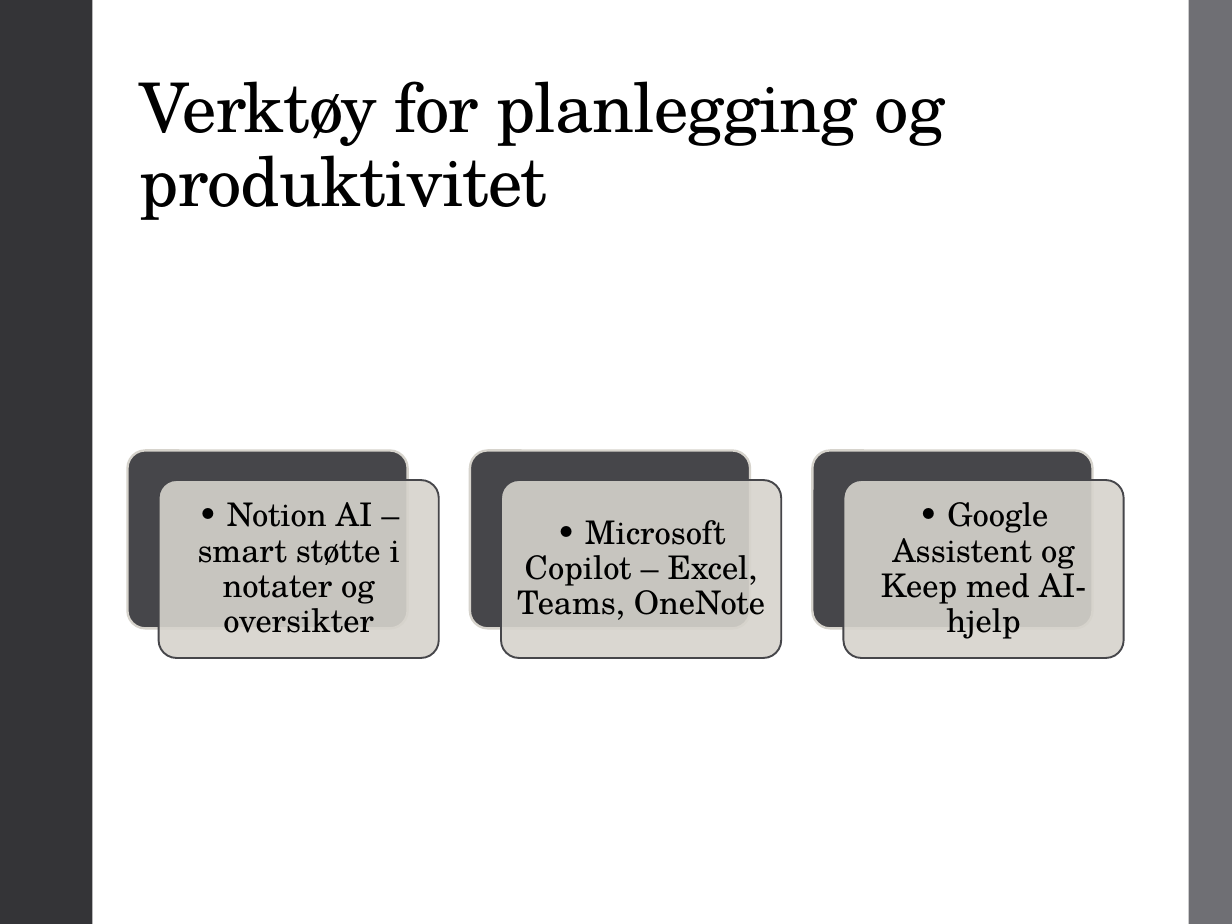
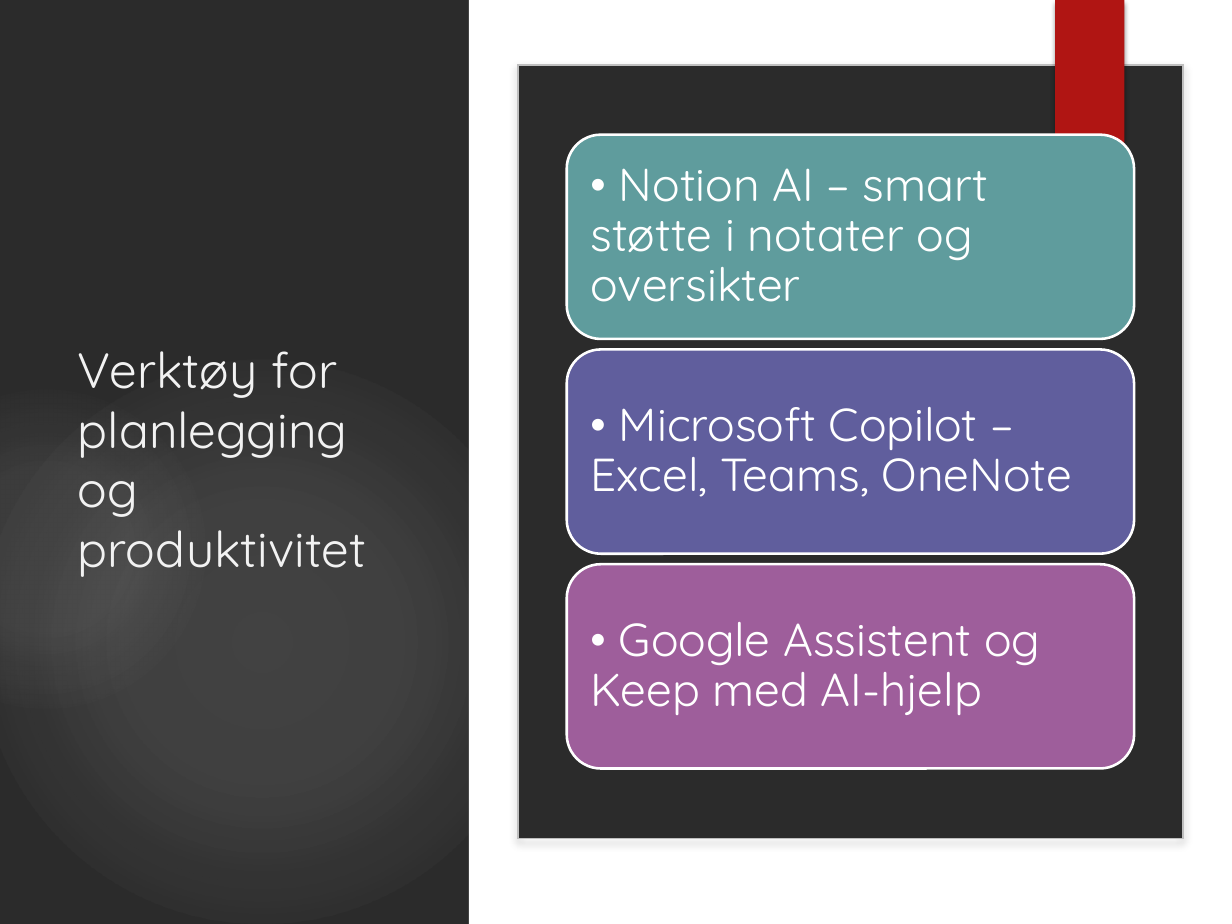
Before and after one commit to Cre8XF/cre8xf.dev, a slide deck: slide 3 of kurs/kurs-ai-jobb/modul3-planlegging-produktivitet/modul3-planlegging-produktivitet.pptx. Drawn at 1232x924 pixels with LibreOffice and Linux fonts; fonts in the diff are those of the drawing; background and template pictures are left out; a plain dark background stands for a picture behind light text. Boxes give left, top, right and bottom in pixels: in the first picture for what was removed or moved away, otherwise in the second. Text is boxed around its words. In the diff, an @@ line names an element or a change of style, - is before the commit and + after.

```diff
--- a/kurs/kurs-ai-jobb/modul3-planlegging-produktivitet/modul3-planlegging-produktivitet.pptx
+++ b/kurs/kurs-ai-jobb/modul3-planlegging-produktivitet/modul3-planlegging-produktivitet.pptx
@@ background #FFFFFF to picture (left out) @@
@@ rectangle removed at [0,0,92,924] @@
@@ rectangle: place and size @@
-rectangle at [0,0,1232,924]
+rectangle at [469,0,1232,924]
@@ ellipse added at [766,0,982,154], fill gradient #F3F3F3 @@
@@ rectangle added at [1044,0,1136,148], fill #B01513 @@
@@ rectangle added at [1055,0,1124,154], fill #B01513 @@
@@ rectangle removed at [1135,0,1232,924] @@
@@ rectangle removed at [1189,0,1232,924] @@
@@ rounded rectangle added at [517,65,1183,839], fill #FFFFFF, outline #BFBFBF 1 pt @@
@@ title "Verktøy for planlegging og produktivitet": place and size @@
-title "Verktøy for planlegging og produktivitet" at [140,81,945,220]
+title "Verktøy for planlegging og produktivitet" at [78,351,366,577]
@@ title "Verktøy for planlegging og produktivitet" at [78,351,366,577]: size 40 to 29 pt, font TeX Gyre Schola to Quicksand, text colour #000000 to #F2F2F2, letter spacing -0.5 to 0 pt; line spacing 0.9 to 1; vertical alignment bottom to middle @@
@@ rounded rectangle added at [567,134,1135,339], fill #5F9C9D, outline #FFFFFF 1.5 pt @@
@@ size 19 to 27 pt, font TeX Gyre Schola to Quicksand, text colour #000000 to #FFFFFF; alignment centre to left; more space between paragraphs in 3 elements at [591,622,1040,715], [591,407,1072,497], [591,168,988,302] @@
@@ text "• Notion AI – smart ...": place and size @@
-text "• Notion AI – smart ..." at [198,502,400,633]
+text "• Notion AI – smart ..." at [591,168,988,302]
@@ rounded rectangle added at [567,350,1135,554], fill #605E9D, outline #FFFFFF 1.5 pt @@
@@ ellipse added at [0,360,543,924], fill gradient #F3F3F3 @@
@@ text "• Microsoft Copilot – Excel, ...": place and size @@
-text "• Microsoft Copilot – Excel, ..." at [517,520,765,620]
+text "• Microsoft Copilot – Excel, ..." at [591,407,1072,497]
@@ ellipse added at [0,391,205,708], fill gradient #F3F3F3 @@
@@ group removed at [128,451,1124,658]: 6 rounded rectangles @@
@@ rounded rectangle added at [567,564,1135,769], fill #9E5E9B, outline #FFFFFF 1.5 pt @@
@@ text "• Google Assistent og Keep ...": place and size @@
-text "• Google Assistent og Keep ..." at [881,502,1086,639]
+text "• Google Assistent og Keep ..." at [591,622,1040,715]
@@ ellipse added at [849,822,982,924], fill gradient #F3F3F3 @@
```
Also in this commit, not shown: 7 other slides changed, 6 other files.
